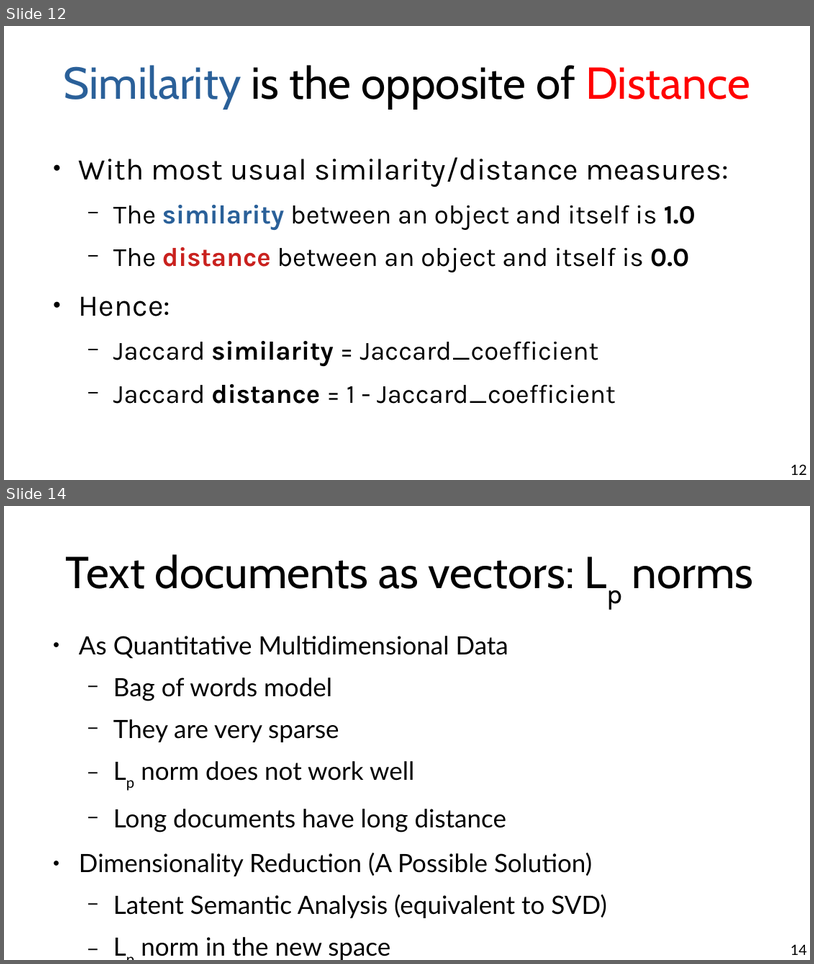
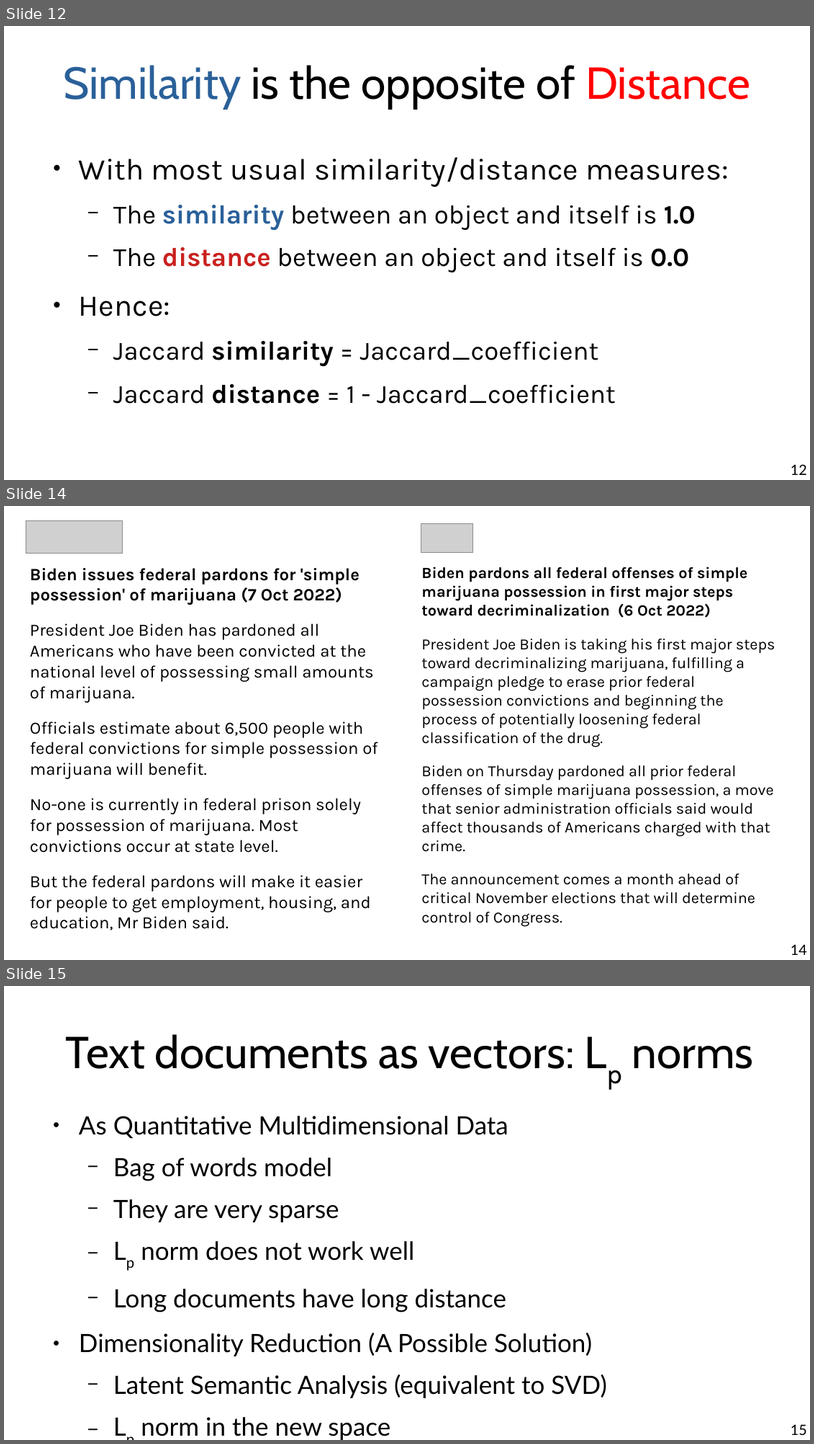
Before and after one commit to chatox/data-mining-course, a slide deck: theory/odp/tt07_sim_beyond_numerical.odp. Shown one above the other, each under a label of ours: slides 12 and 14 before the commit, slides 12, 14 and 15 after it; the slides between them are not shown. The pictures are 814x964 and 814x1444 pixels, drawn with LibreOffice and Linux fonts; fonts in the diff are those of the drawing; grey boxes stand for pictures. Boxes give left, top, right and bottom in pixels: in the first picture for what was removed or moved away, otherwise in the second. Text is boxed around its words. In the diff, an @@ line names an element or a change of style, - is before the commit and + after.

```diff
--- a/theory/odp/tt07_sim_beyond_numerical.odp
+++ b/theory/odp/tt07_sim_beyond_numerical.odp
@@ slide 14 added at box(4, 506, 810, 960), background #FFFFFF @@
@@ picture added at box(26, 520, 123, 554) @@
@@ picture added at box(421, 523, 473, 553) @@
@@ text added at box(30, 568, 378, 930), 17.1 pt, text #000000 @@
+Biden issues federal pardons for 'simple possession' of marijuana (7 Oct 2022)
+President Joe Biden has pardoned all Americans who have been convicted at the national level of possessing small amounts of marijuana.
+Officials estimate about 6,500 people with federal convictions for simple possession of marijuana will benefit.
+No-one is currently in federal prison solely for possession of marijuana. Most convictions occur at state level.
+But the federal pardons will make it easier for people to get employment, housing, and education, Mr Biden said.
@@ text added at box(422, 566, 776, 926), 15.4 pt, text #000000 @@
+Biden pardons all federal offenses of simple marijuana possession in first major steps toward decriminalization (6 Oct 2022)
+President Joe Biden is taking his first major steps toward decriminalizing marijuana, fulfilling a campaign pledge to erase prior federal possession convictions and beginning the process of potentially loosening federal classification of the drug.
+Biden on Thursday pardoned all prior federal offenses of simple marijuana possession, a move that senior administration officials said would affect thousands of Americans charged with that crime.
+The announcement comes a month ahead of critical November elections that will determine control of Congress.
@@ page number added at box(791, 944, 808, 955), 14 pt, text #000000 @@
+14
@@ what was slide 14 is now slide 15 @@
@@ page number at box(791, 1424, 808, 1435): text changed @@
-14
+15
```
Also in this commit, not shown: 16 slides changed, 1 other slide added, 1 other file.
